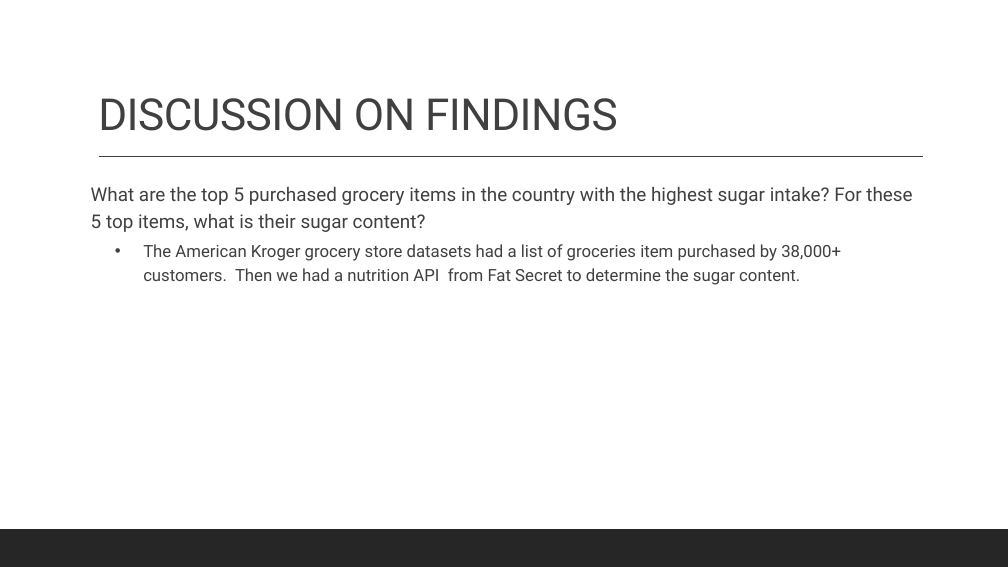
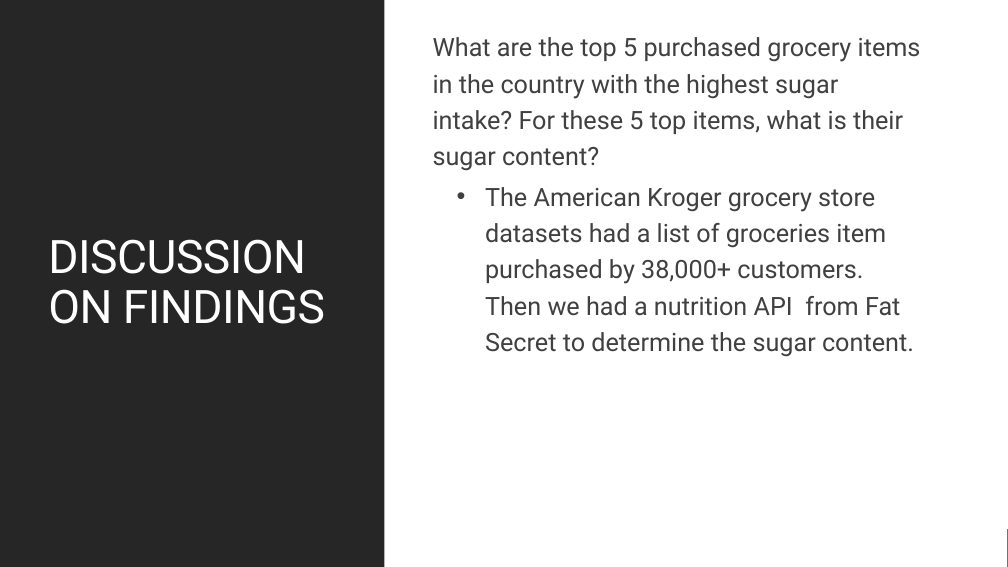
Before and after one commit to cbeachey/project1_influencers, a slide deck: slide 18 of Effects of Sugar Consumption.pptx (slide 17 before the commit). Drawn at 1008x567 pixels with LibreOffice and Linux fonts; fonts in the diff are those of the drawing. Boxes give left, top, right and bottom in pixels: in the first picture for what was removed or moved away, otherwise in the second. Text is boxed around its words. In the diff, an @@ line names an element or a change of style, - is before the commit and + after.

```diff
--- a/Effects of Sugar Consumption.pptx
+++ b/Effects of Sugar Consumption.pptx
@@ rectangle added at <box>0,0,1008,567</box>, fill #FFFFFF @@
@@ rectangle added at <box>0,0,384,567</box>, fill #262626 @@
@@ title "DISCUSSION ON FINDINGS": place and size @@
-title "DISCUSSION ON FINDINGS" at <box>98,98,618,131</box>
+title "DISCUSSION ON FINDINGS" at <box>48,239,325,324</box>
@@ title "DISCUSSION ON FINDINGS" at <box>48,239,325,324</box>: size 42 to 44 pt, text colour #404040 to #FFFFFF; vertical alignment bottom to middle @@
@@ text "What are the top 5 ...": place and size @@
-text "What are the top 5 ..." at <box>91,187,912,285</box>
+text "What are the top 5 ..." at <box>433,37,921,357</box>
@@ text "What are the top 5 ..." at <box>433,37,921,357</box>: size 18 to 24 pt in "What are the top 5 purchased grocery ..."; size 16 to 24 pt in "The American Kroger grocery store datasets had ..."; vertical alignment top to middle @@
@@ line removed from (99, 157) to (923, 157) @@
```
Also in this commit, not shown: 10 other slides changed, 3 slides added, 2 slides removed, 6 other files.
